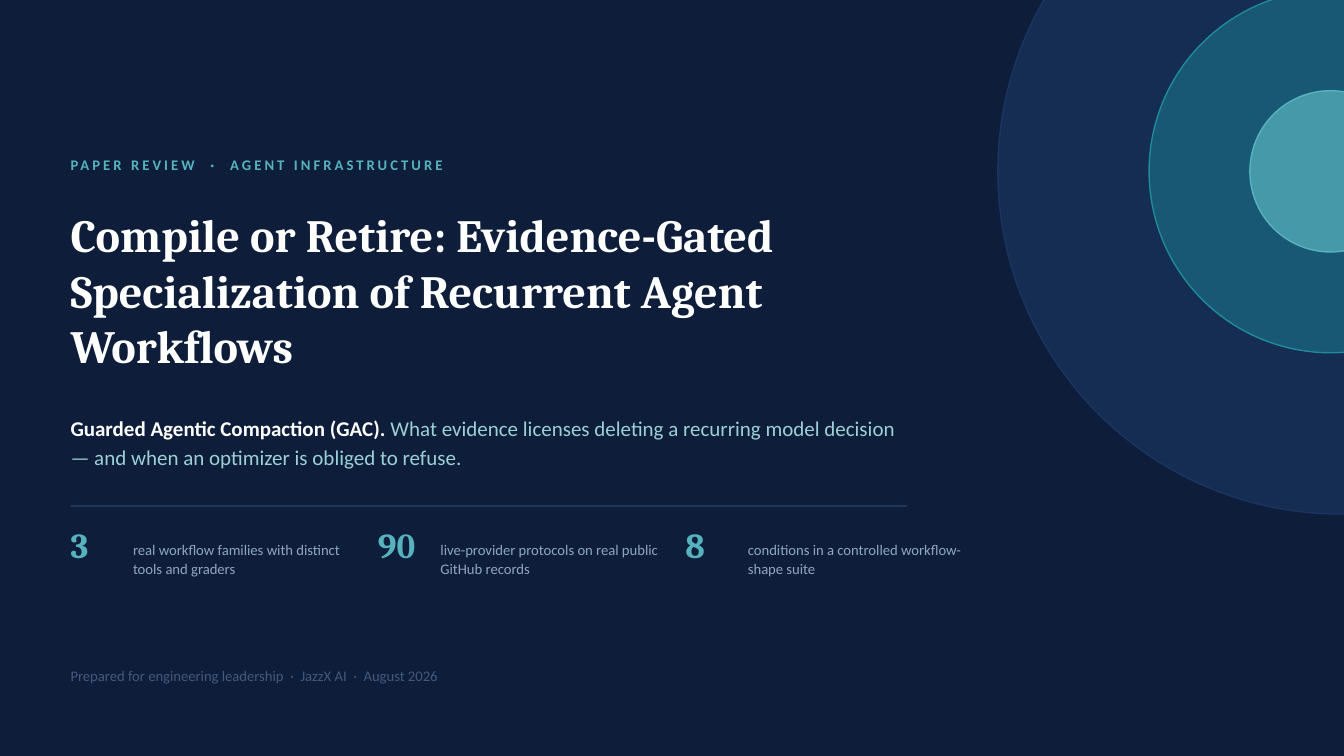
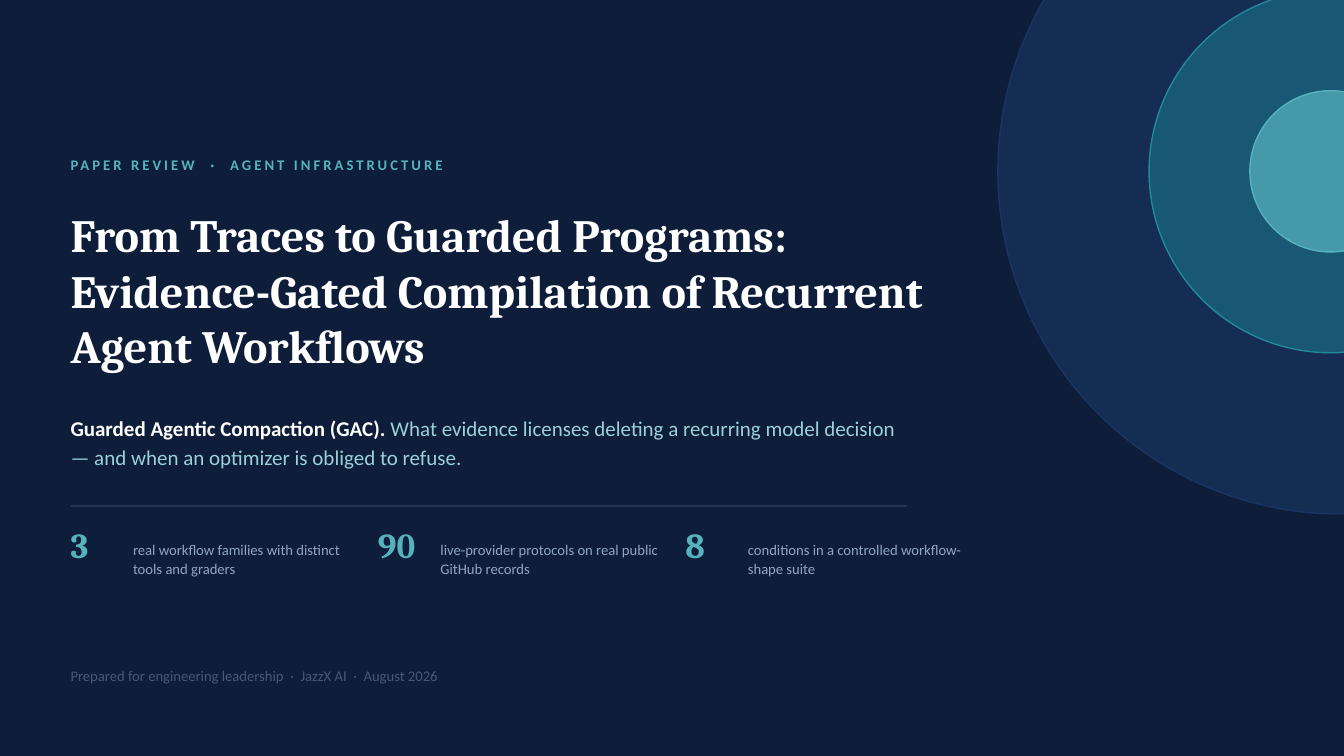
Before and after one commit to rrahimi-uci/guarded-agentic-compaction, a slide deck: slide 1 of paper/slides/compiling-recurrent-agent-workflows-into-guarded-programs-detailed.pptx. Drawn at 1344x756 pixels with LibreOffice and Linux fonts; fonts in the diff are those of the drawing. Boxes give left, top, right and bottom in pixels: in the first picture for what was removed or moved away, otherwise in the second. Text is boxed around its words. In the diff, an @@ line names an element or a change of style, - is before the commit and + after.

Commit message:
Revert "paper: propagate the Compile or Retire retitle to every build and doc"
This reverts commit e5149522c9f89a160de163750c6a9b62ed730ca7.

```diff
--- a/paper/slides/compiling-recurrent-agent-workflows-into-guarded-programs-detailed.pptx
+++ b/paper/slides/compiling-recurrent-agent-workflows-into-guarded-programs-detailed.pptx
@@ text at (x1=71, y1=220, x2=923, y2=373): text changed @@
-Compile or Retire: Evidence-Gated Specialization of Recurrent Agent Workflows
+From Traces to Guarded Programs: Evidence-Gated Compilation of Recurrent Agent Workflows
```
Also in this commit, not shown: 1 other slide changed, 21 other files.
